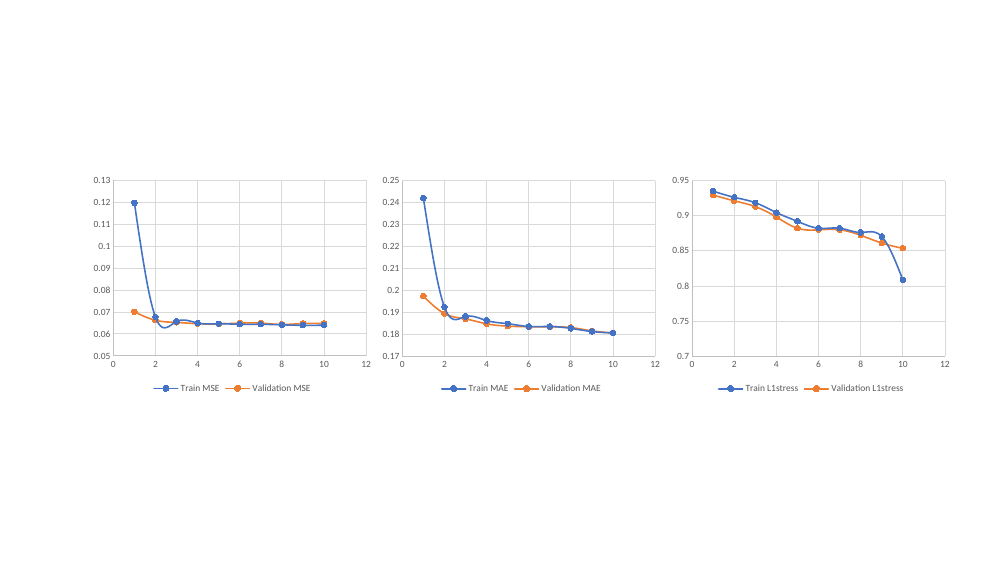
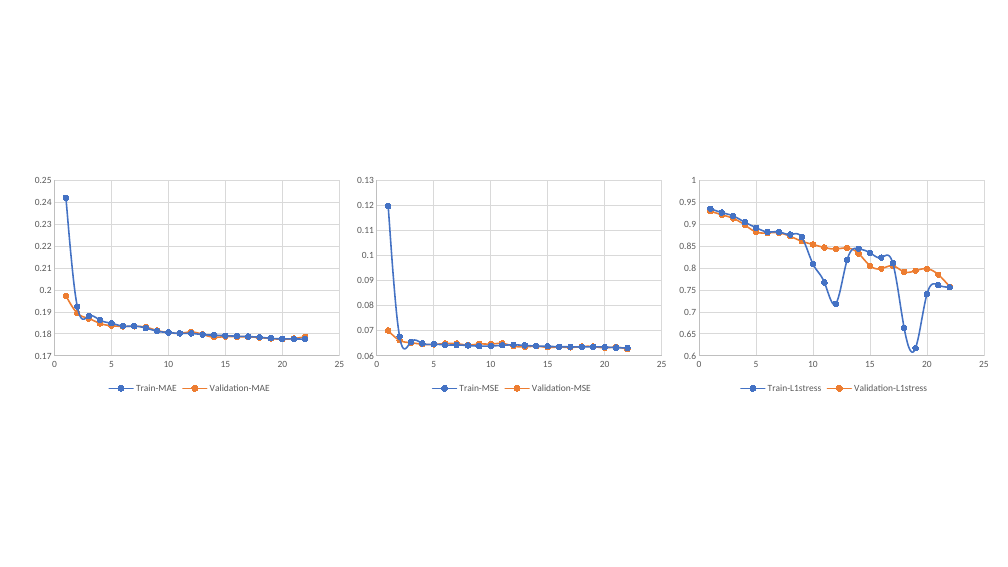
Before and after one commit to oahul14/ShockNet, a slide deck: slide 12 of img/figures.pptx. Drawn at 1008x567 pixels with LibreOffice and Linux fonts; fonts in the diff are those of the drawing. Boxes give left, top, right and bottom in pixels: in the first picture for what was removed or moved away, otherwise in the second. Text is boxed around its words. In the diff, an @@ line names an element or a change of style, - is before the commit and + after.

Commit message:
update

```diff
--- a/img/figures.pptx
+++ b/img/figures.pptx
@@ scatter smooth chart at (29,170,351,397) @@
-Train MAE: (1, 0.242), (2, 0.192), (3, 0.188), (4, 0.186), (5, 0.185), (6, 0.184), (7, 0.184), (8, 0.183), (9, 0.181), (10, 0.181), (-, -)
+Train-MAE: (1, 0.242), (2, 0.192), (3, 0.188), (4, 0.186), (5, 0.185), (6, 0.184), (7, 0.184), (8, 0.183), (9, 0.181), (10, 0.181), (11, 0.18), (12, 0.18), (13, 0.18), (14, 0.179), (15, 0.179), (16, 0.179), (17, 0.179), (18, 0.178), (19, 0.178), (20, 0.178), (21, 0.178), (22, 0.178)
-Validation MAE: (1, 0.197), (2, 0.189), (3, 0.187), (4, 0.185), (5, 0.184), (6, 0.183), (7, 0.183), (8, 0.183), (9, 0.182), (10, 0.181), (-, -)
+Validation-MAE: (1, 0.197), (2, 0.189), (3, 0.187), (4, 0.185), (5, 0.184), (6, 0.183), (7, 0.183), (8, 0.183), (9, 0.182), (10, 0.181), (11, 0.18), (12, 0.181), (13, 0.18), (14, 0.178), (15, 0.179), (16, 0.179), (17, 0.179), (18, 0.178), (19, 0.178), (20, 0.178), (21, 0.178), (22, 0.179)
@@ scatter smooth chart: place and size @@
-scatter smooth chart at (377,171,665,398)
+scatter smooth chart at (29,170,351,397)
@@ scatter smooth chart at (351,170,673,397) @@
-Train MSE: (1, 0.12), (2, 0.068), (3, 0.066), (4, 0.065), (5, 0.065), (6, 0.064), (7, 0.064), (8, 0.064), (9, 0.064), (10, 0.064)
+Train-MSE: (1, 0.12), (2, 0.068), (3, 0.066), (4, 0.065), (5, 0.065), (6, 0.064), (7, 0.064), (8, 0.064), (9, 0.064), (10, 0.064), (11, 0.064), (12, 0.064), (13, 0.064), (14, 0.064), (15, 0.064), (16, 0.064), (17, 0.064), (18, 0.064), (19, 0.064), (20, 0.063), (21, 0.063), (22, 0.063)
-Validation MSE: (1, 0.07), (2, 0.066), (3, 0.065), (4, 0.065), (5, 0.065), (6, 0.065), (7, 0.065), (8, 0.064), (9, 0.065), (10, 0.065)
+Validation-MSE: (1, 0.07), (2, 0.066), (3, 0.065), (4, 0.065), (5, 0.065), (6, 0.065), (7, 0.065), (8, 0.064), (9, 0.065), (10, 0.065), (11, 0.065), (12, 0.064), (13, 0.064), (14, 0.064), (15, 0.063), (16, 0.063), (17, 0.063), (18, 0.064), (19, 0.064), (20, 0.063), (21, 0.063), (22, 0.063)
@@ value axis changed @@
@@ scatter smooth chart: place and size @@
-scatter smooth chart at (88,170,377,397)
+scatter smooth chart at (351,170,673,397)
@@ scatter smooth chart at (673,170,995,397) @@
-Train L1stress: (1, 0.93), (2, 0.93), (3, 0.92), (4, 0.9), (5, 0.89), (6, 0.88), (7, 0.88), (8, 0.88), (9, 0.87), (10, 0.81), (-, -)
+Train-L1stress: (1, 0.93), (2, 0.93), (3, 0.92), (4, 0.9), (5, 0.89), (6, 0.88), (7, 0.88), (8, 0.88), (9, 0.87), (10, 0.81), (11, 0.77), (12, 0.72), (13, 0.82), (14, 0.84), (15, 0.83), (16, 0.82), (17, 0.81), (18, 0.66), (19, 0.62), (20, 0.74), (21, 0.76), (22, 0.76)
-Validation L1stress: (1, 0.93), (2, 0.92), (3, 0.91), (4, 0.9), (5, 0.88), (6, 0.88), (7, 0.88), (8, 0.87), (9, 0.86), (10, 0.85), (-, -)
+Validation-L1stress: (1, 0.93), (2, 0.92), (3, 0.91), (4, 0.9), (5, 0.88), (6, 0.88), (7, 0.88), (8, 0.87), (9, 0.86), (10, 0.85), (11, 0.85), (12, 0.84), (13, 0.85), (14, 0.83), (15, 0.81), (16, 0.8), (17, 0.8), (18, 0.79), (19, 0.79), (20, 0.8), (21, 0.78), (22, 0.76)
@@ value axis changed @@
@@ scatter smooth chart: place and size @@
-scatter smooth chart at (667,171,956,398)
+scatter smooth chart at (673,170,995,397)
```
Also in this commit, not shown: 1 other slide changed, 1 slide added, 1 slide removed.
